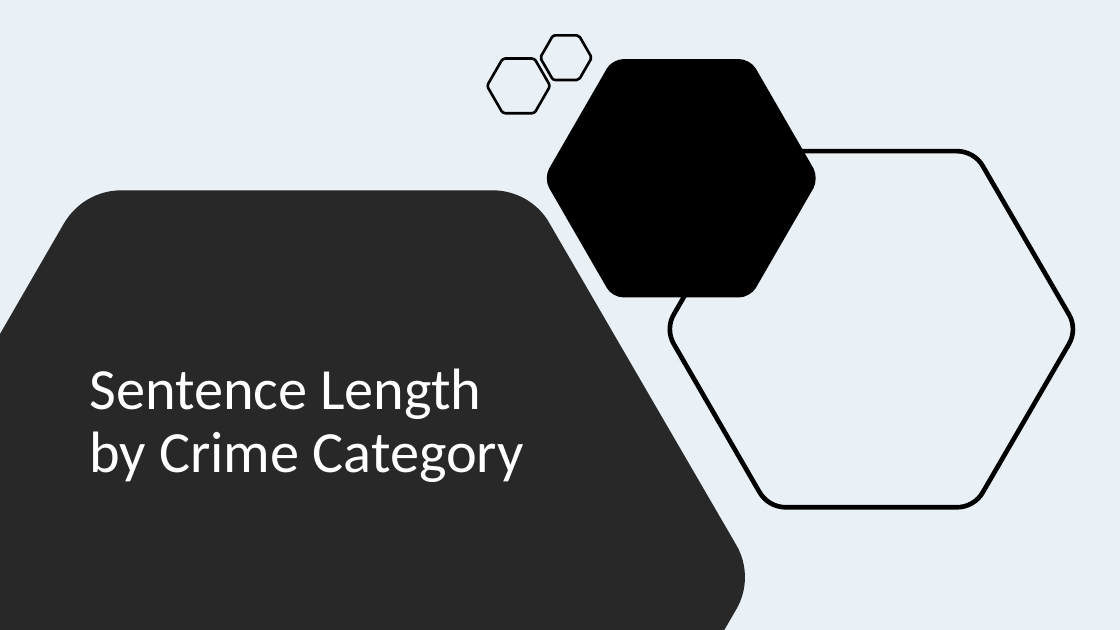
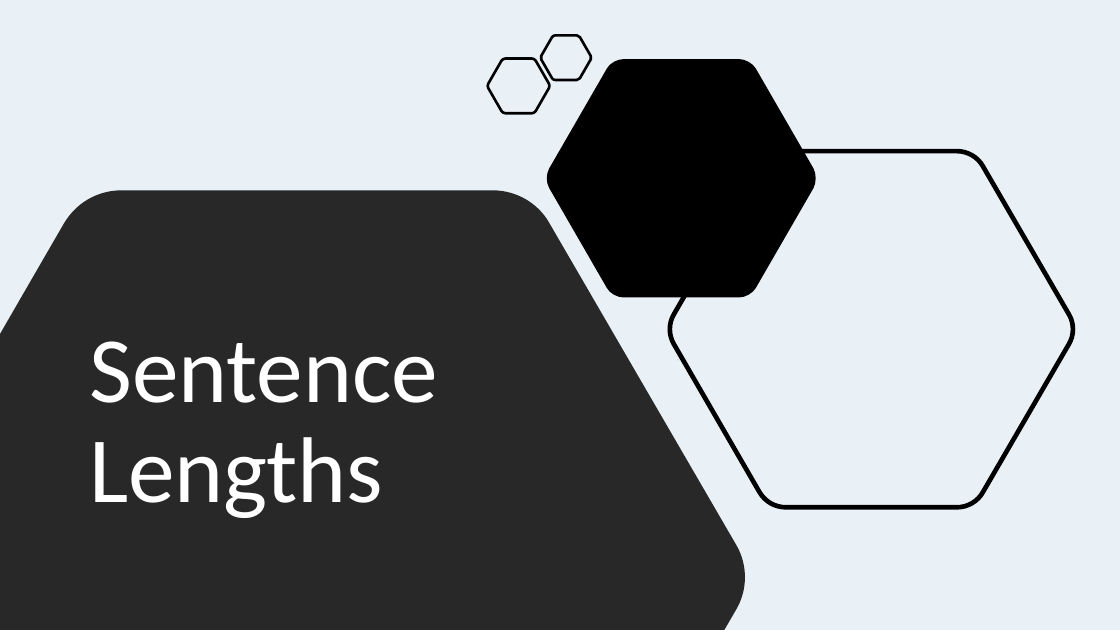
Before and after one commit to jenwhitson/sentencing_project, a slide deck: slide 7 of Presentation.pptx. Drawn at 1120x630 pixels with LibreOffice and Linux fonts; fonts in the diff are those of the drawing. Boxes give left, top, right and bottom in pixels: in the first picture for what was removed or moved away, otherwise in the second. Text is boxed around its words. In the diff, an @@ line names an element or a change of style, - is before the commit and + after.

```diff
--- a/Presentation.pptx
+++ b/Presentation.pptx
@@ title at <box>89,341,438,518</box>: text changed; size 50 to 80 pt @@
-Sentence Length by Crime Category
+Sentence Lengths
```
Also in this commit, not shown: 6 other slides changed, 1 other file.
